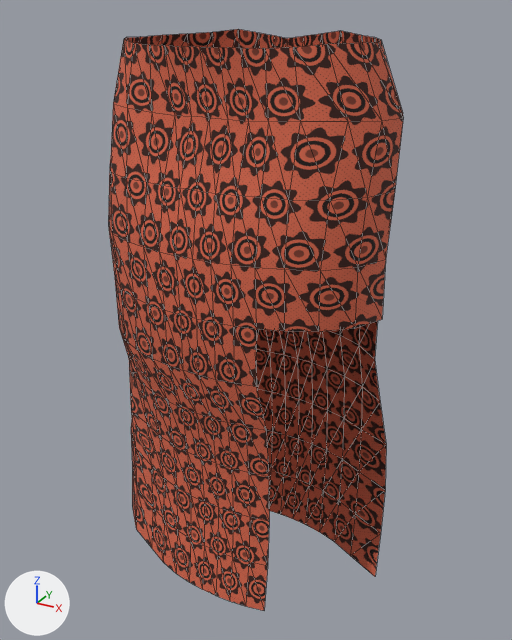
The glTF model client/public/assets/characters/prototype/parts/bottom_slit_female.glb: old version first, new version second.
Before and after are seen from a camera (50 mm lens) standing at (0.466, -0.859, 0.949) and looking at (0.003, -0.016, 0.527). Every picture has the same lights, and +X, +Y and +Z are marked at lower left. The older version comes first. Mesh edges are drawn as thin lines.

The older version as bpy lines, for what is in view:
```python
me_awd_w_bottom_slit_l0 = bpy.data.meshes.new('AWD_W_bottom_slit_l0')
me_awd_w_bottom_slit_l0.from_pydata(...)  # 284 vertices, 500 faces; spans x -0.252..0.208, y -0.173..0.099, z 0.102..0.922
me_awd_w_bottom_slit_l0.materials.append(mat_awd_fabric_ankara_slit)
ob_awd_w_bottom_slit_l0 = bpy.data.objects.new('AWD_W_bottom_slit_l0', me_awd_w_bottom_slit_l0)
ob_awd_w_bottom_slit_l0.location = (0.0, 0.0, 0.0)
```
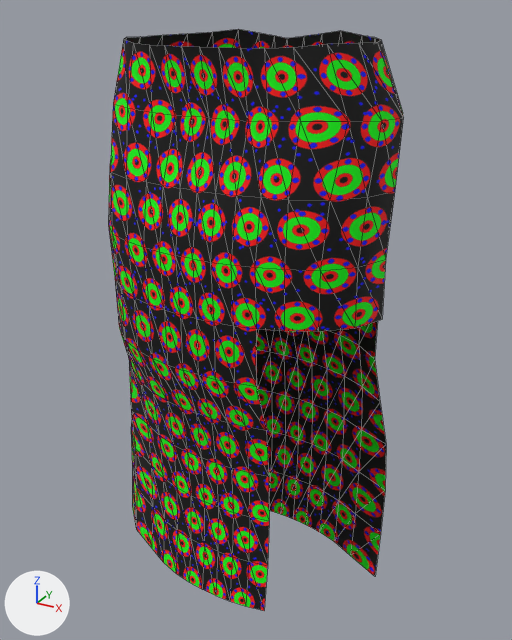
Boxes [x1, y1, x2, y2] around the edits, measured in the pictures (512 x 640 px):
'AWD_W_bottom_slit_l0', recoloured
    both: [108, 29, 403, 611]

What the commit changed:
Picture 'awd_ankara_mask' (img_awd_ankara_mask) is new.
Material 'AWD_Ankara_slit' (mat_awd_ankara_slit) is new.
Its texture is img_awd_ankara_mask.
Its roughness is 0.8.
me_awd_w_bottom_slit_l0 has 284 vertices, 500 faces and spans x -0.252..0.208, y -0.173..0.099, z 0.102..0.922.
me_awd_w_bottom_slit_l0 no longer uses material mat_awd_fabric_ankara_slit.
me_awd_w_bottom_slit_l0 gains material mat_awd_ankara_slit (picture img_awd_ankara_mask).
